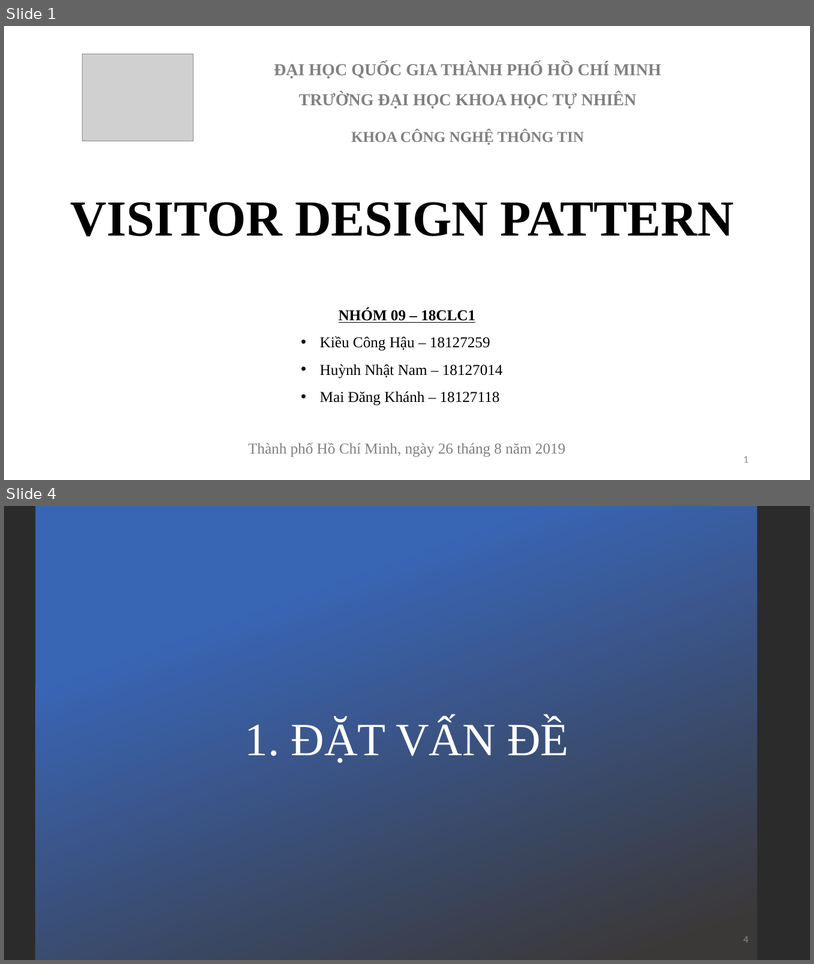
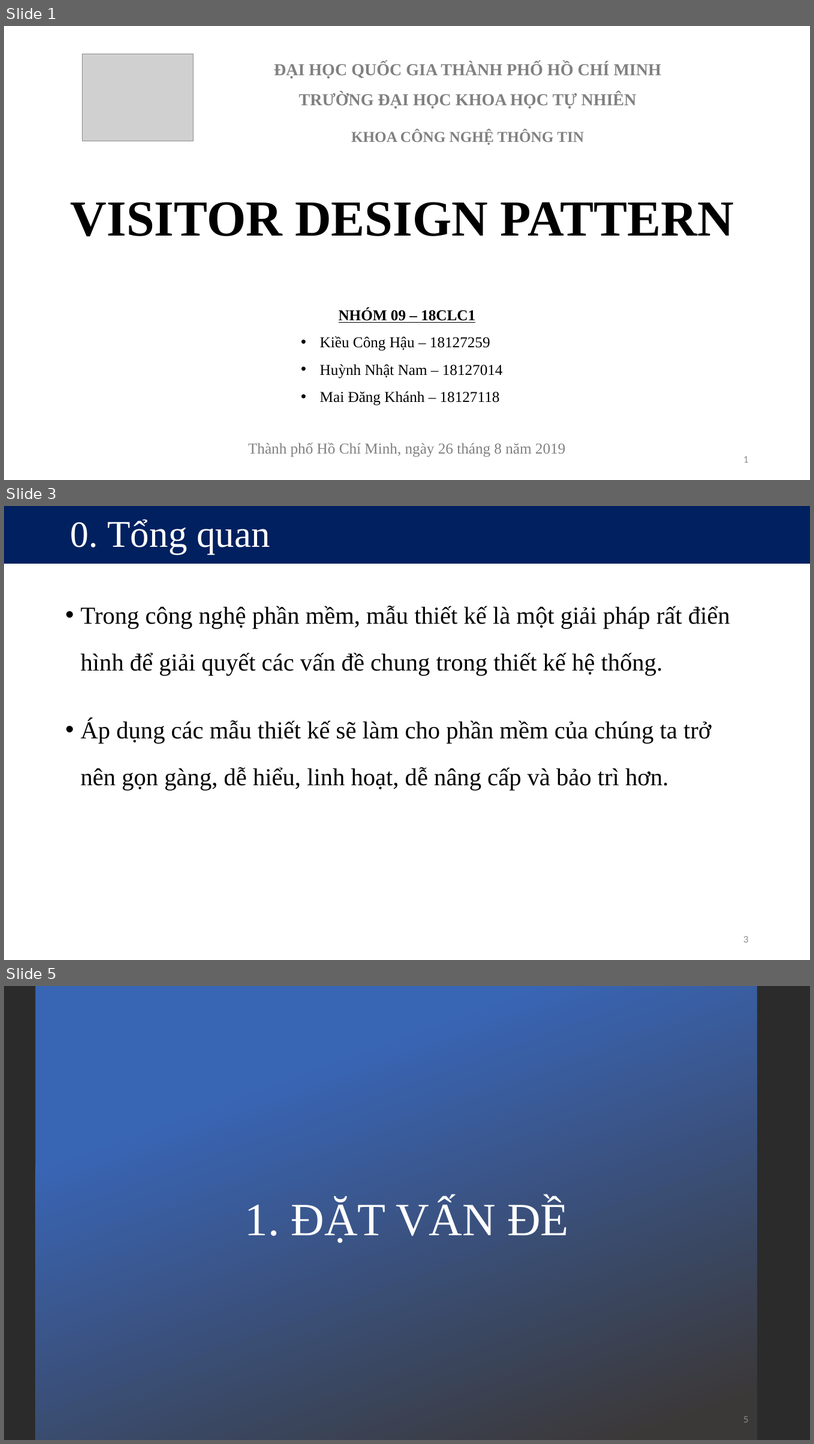
Before and after one commit to kieuconghau/lthdt-18clc1-09, a slide deck: Design Patterns/Design Patterns [Official]/Visitor/Visitor Design Pattern [Official].pptx. Shown one above the other, each under a label of ours: slides 1 and 4 before the commit, slides 1, 3 and 5 after it; the slides between them are not shown. The pictures are 814x964 and 814x1444 pixels, drawn with LibreOffice and Linux fonts; fonts in the diff are those of the drawing; grey boxes stand for pictures; background and template pictures are left out; a plain dark background stands for a picture behind light text. Boxes give left, top, right and bottom in pixels: in the first picture for what was removed or moved away, otherwise in the second. Text is boxed around its words. In the diff, an @@ line names an element or a change of style, - is before the commit and + after.

```diff
--- a/Design Patterns/Design Patterns [Official]/Visitor/Visitor Design Pattern [Official].pptx
+++ b/Design Patterns/Design Patterns [Official]/Visitor/Visitor Design Pattern [Official].pptx
@@ slide 3 added at [4, 506, 810, 960], background #FFFFFF @@
@@ title added at [4, 506, 810, 564], fill #002060, 45 pt, text #FFFFFF @@
+0. Tổng quan
@@ text added at [81, 606, 731, 675], 29 pt, text #000000 @@
+• Trong công nghệ phần mềm, mẫu thiết kế là một giải pháp rất điển hình để giải quyết các vấn đề chung trong thiết kế hệ thống.
@@ text added at [81, 719, 711, 790], 29 pt, text #000000 @@
+• Áp dụng các mẫu thiết kế sẽ làm cho phần mềm của chúng ta trở nên gọn gàng, dễ hiểu, linh hoạt, dễ nâng cấp và bảo trì hơn.
@@ page number added at [744, 936, 749, 942], 12 pt, text #8C8C8C @@
+3
@@ what was slide 4 is now slide 5 @@
@@ page number at [744, 1416, 749, 1422]: text changed @@
-4
+5
```
Also in this commit, not shown: 13 slides changed, 3 other slides added, 3 slides removed, 3 other files.
